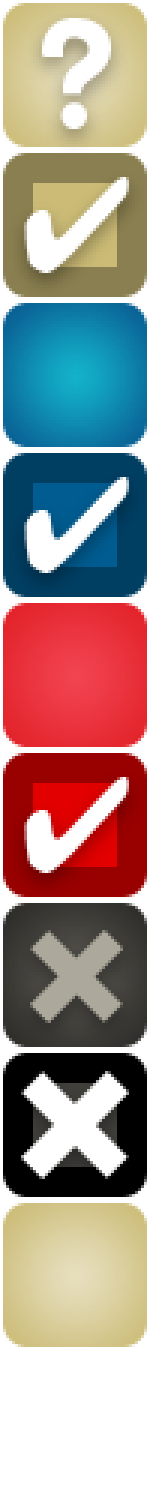
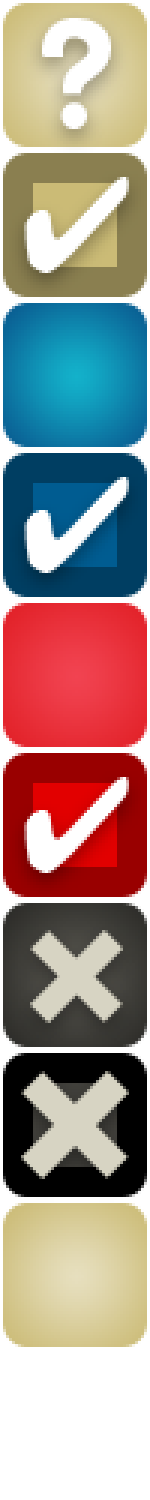
Layers edited between the first and the second 150px x 1500px image:
painted on "+ copy" over (x1=30, y1=930, x2=123, y2=1023)
painted on "+" over (x1=21, y1=1071, x2=129, y2=1179)
